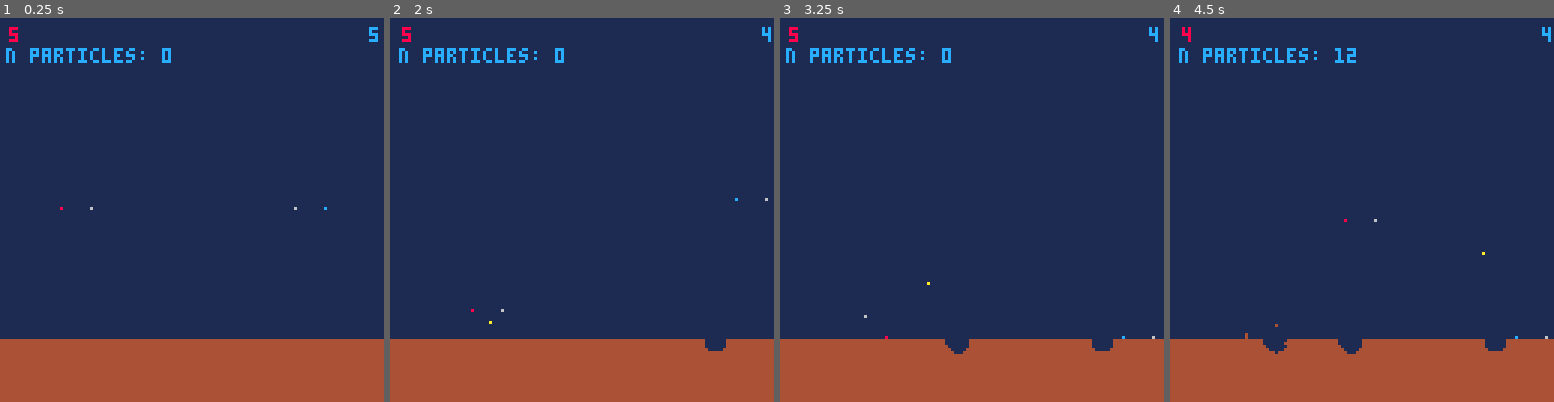
Above: before the commit, frames 1-4 (left to right).
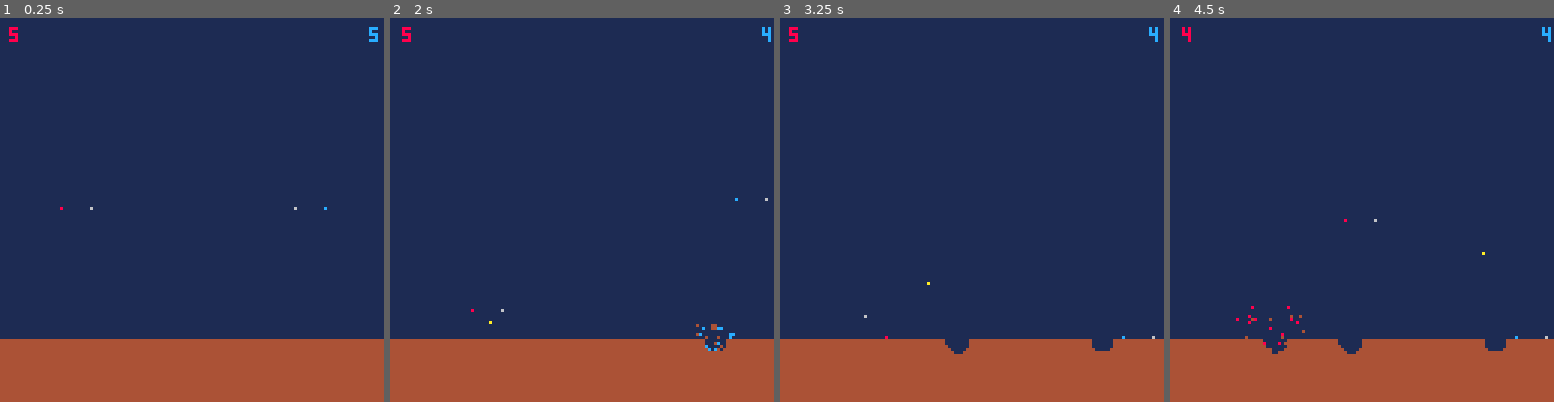
Above: after the commit, the same moments.

Repository: iamapea/miniature_jam
Game: PICO-8 cartridge mini.p8
The game is run twice, just before and just after one commit, with the same random seed, the same clock (stepped at 60 frames per second) and the same inputs.
Inputs:
- Up to frame 1 (0.25 s): no input
- Up to frame 2 (2 s): tap X (X key) at 0.33, 1.07, 1.85 s; tap O (Z key) at 0.7, 1.7 s; hold Right from 1.6 s (still down)
- Up to frame 3 (3.25 s): release Right at 2.1 s; tap O (Z key) at 2.1, 2.5, 2.9 s; hold Up 2.15-2.42 s; hold Right 2.47-3.03 s; tap X (X key) at 2.97 s; hold Left from 3.08 s (still down)
- Up to frame 4 (4.5 s): tap O (Z key) at 3.3, 3.7, 4.1 s; release Left at 3.58 s; hold Down 3.63-3.97 s; hold Right from 4.02 s (still down); tap X (X key) at 4.08 s

The runs differ from the first frame. In frame 1, 0.6% of the frame differs, in the area x 1-45%, y 7-12%; in frame 2, 0.8%; in frame 3, 0.6%; in frame 4, 0.8%, in the area x 2-49%, y 7-88%.

Commit message:
player explostion particles

Diff:
--- a/mini.p8
+++ b/mini.p8
@@ -197,10 +197,10 @@
  -- game over screen
  if state == "over" then
   print("player "..winner.." wins!",
-        40,64,players[winner].c)
+        36,50,players[winner].c)
  end
  -- debug
- print("n particles: "..#particles,2,10)
+ --print("n particles: "..#particles,2,10)
  --print(debug_str,0,10)
  --pset(debug_pxl[0],debug_pxl[1],7)
 end
@@ -305,7 +305,7 @@
 end
 
 function create_particles(x,y,c)
- n_particles = 12
+ n_particles = 20
  duration_frames = 30
  v_max = 0.5
  for i = 1,n_particles do
@@ -323,7 +323,6 @@
 -- if pget(t.x,t.y)==ground_color then
  if ground_exists(t.x,t.y) then
   if t.is_explosive then
-   create_particles(t.x,t.y,ground_color)
    explode(t)
   end
   --todo fix going into ground when at lower screen edge
@@ -403,7 +402,6 @@
                 bullets[j]) < 1.5 then
      add(i_bullets_exp,i)
      add(i_bullets_exp,j)
-     --todo fix
     end
    end
   end
@@ -424,6 +422,7 @@
 function explode(t)
  sfx(0)
  sfx(2)
+ b_particles_created = false
  t.exploded = true
  t.remove = true
  -- trigger screen shake
@@ -433,6 +432,11 @@
   for g in all(row) do
    if distance(g,t) < t.exp_rad then
     g.exists = false
+    if not b_particles_created then
+     --explosion particles in ground color
+     create_particles(t.x,t.y,ground_color)
+     b_particles_created = true
+    end
    end
   end
  end
@@ -440,6 +444,8 @@
  for i = 1,#players do
   p = players[i]
   if distance(p,t) < t.exp_rad then
+   --explosion particles in player color
+   create_particles(p.x,p.y,p.c)
    handle_death(i)
   end
  end
